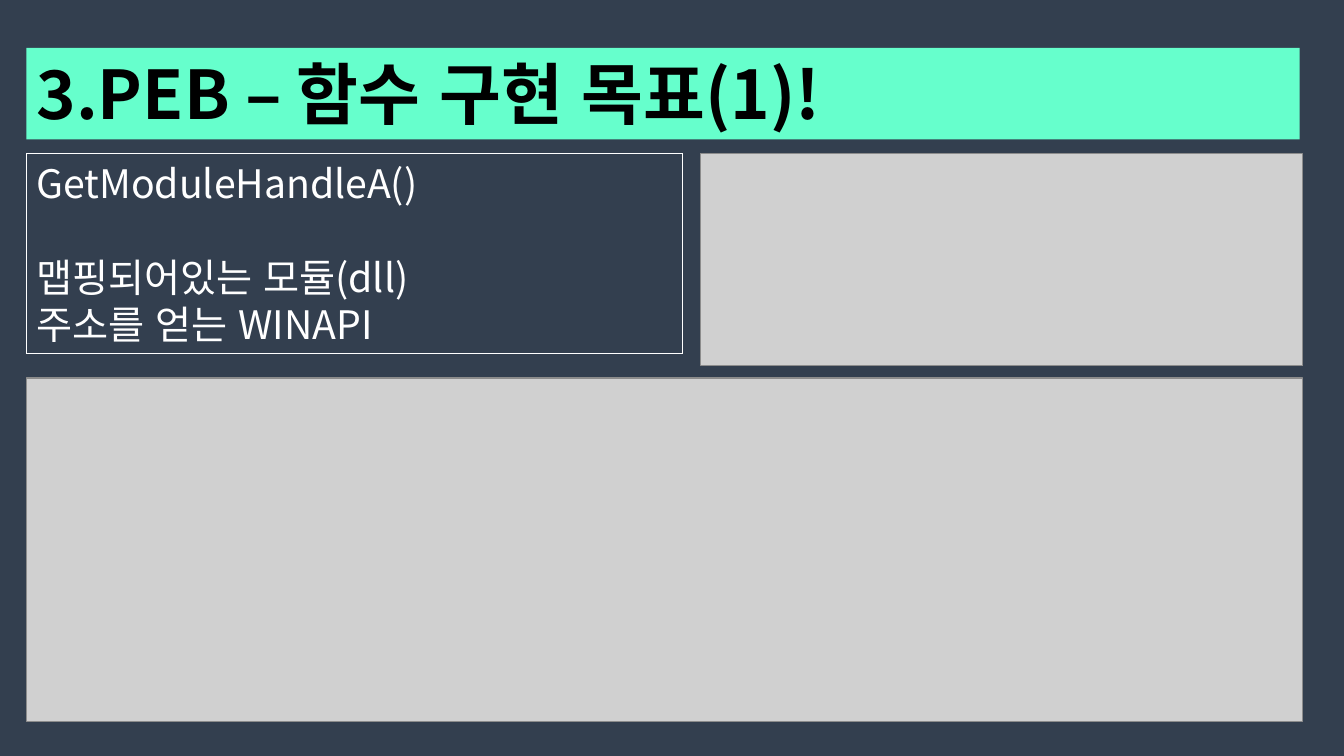
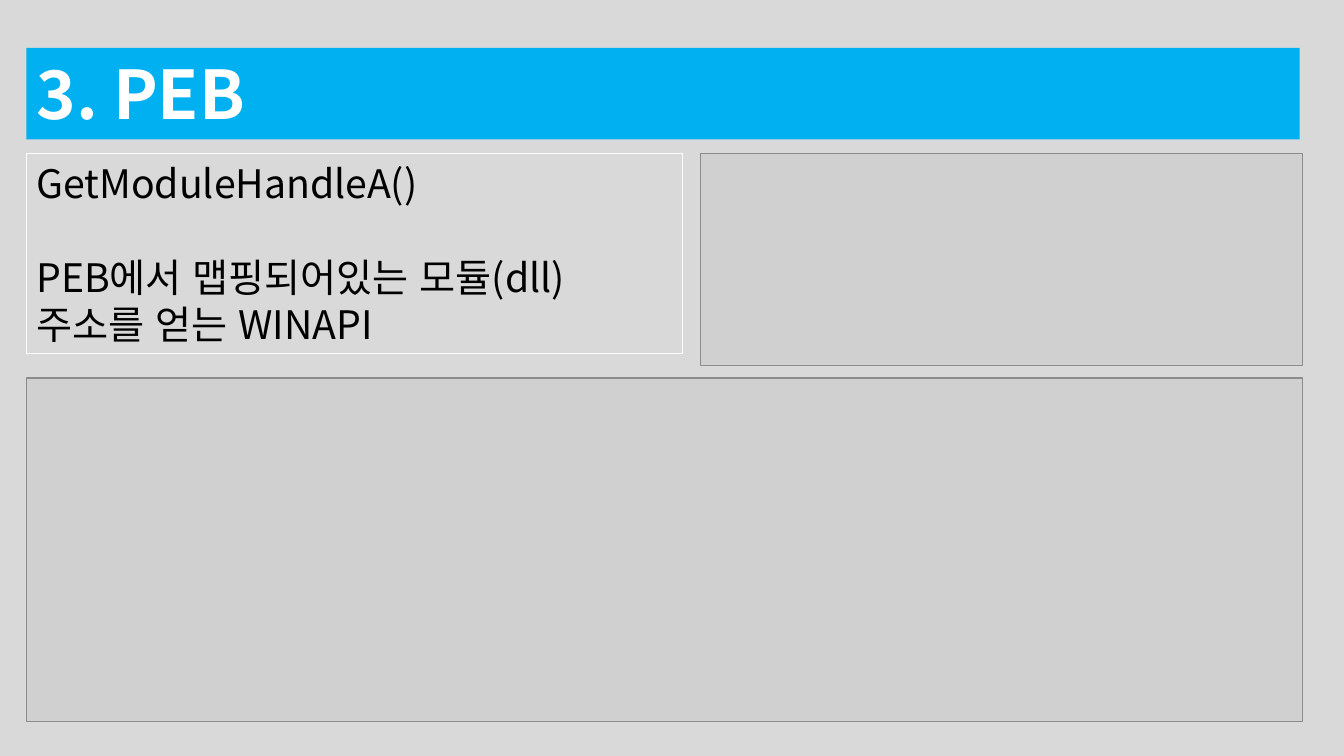
Before and after one commit to traitor0213/universal-shellcode, a slide deck: slide 9 of 123545.pptx (slide 8 before the commit). Drawn at 1344x756 pixels with LibreOffice and Linux fonts; fonts in the diff are those of the drawing; grey boxes stand for pictures. Boxes give left, top, right and bottom in pixels: in the first picture for what was removed or moved away, otherwise in the second. Text is boxed around its words. In the diff, an @@ line names an element or a change of style, - is before the commit and + after.

```diff
--- a/123545.pptx
+++ b/123545.pptx
@@ background #333F50 to #D9D9D9 @@
@@ rectangle "3. PEB" at [26,47,1300,139]: fill #66FFCC to #00B0F0 @@
@@ text in rectangle at [36,69,245,120]: text changed; text colour #000000 to #FFFFFF @@
-3.PEB – 함수 구현 목표(1)!
+3. PEB
@@ text in rectangle at [36,166,565,342]: text changed; text colour #FFFFFF to #000000 @@
-GetModuleHandleA()
-맵핑되어있는 모듈(dll)
-주소를 얻는 WINAPI
+GetModuleHandleA()
+PEB에서 맵핑되어있는 모듈(dll)
+주소를 얻는 WINAPI
```
Also in this commit, not shown: 19 other slides changed, 4 slides added, 3 slides removed.
